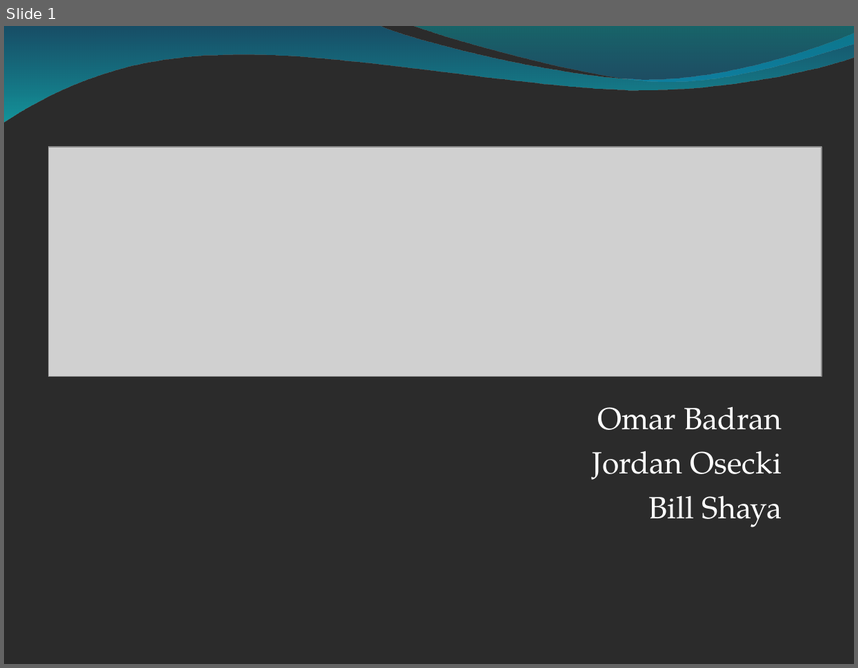
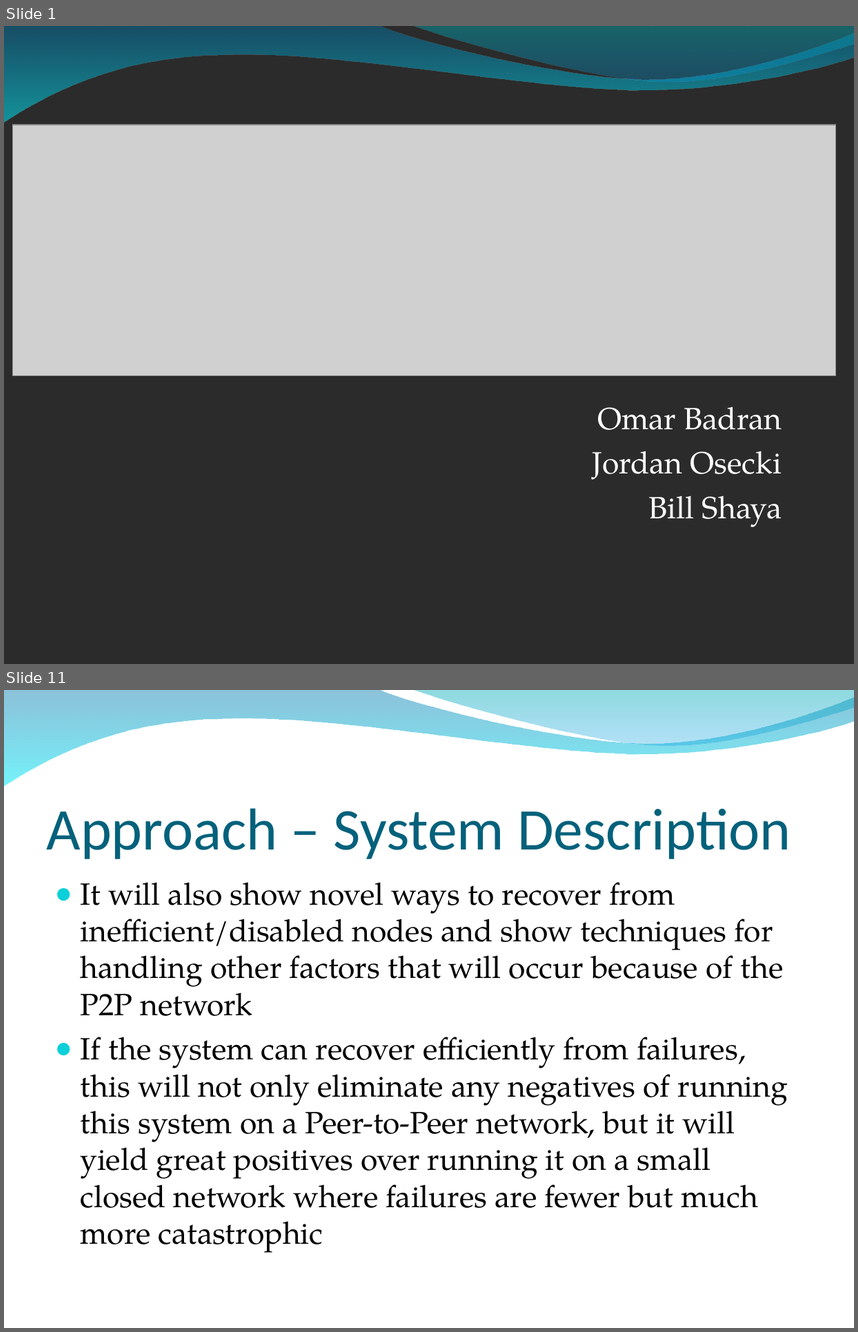
Before and after one commit to osecki/cs647, a slide deck: Documentation/Final Paper and Slides/MapReduce Final Presentation.ppt. Shown one above the other, each under a label of ours: slide 1 before the commit, slides 1 and 11 after it; the slides between them are not shown. The pictures are 858x668 and 858x1332 pixels, drawn with LibreOffice and Linux fonts; fonts in the diff are those of the drawing; grey boxes stand for pictures; background and template pictures are left out; a plain dark background stands for a picture behind light text. Boxes give left, top, right and bottom in pixels: in the first picture for what was removed or moved away, otherwise in the second. Text is boxed around its words. In the diff, an @@ line names an element or a change of style, - is before the commit and + after.

```diff
--- a/Documentation/Final Paper and Slides/MapReduce Final Presentation.ppt
+++ b/Documentation/Final Paper and Slides/MapReduce Final Presentation.ppt
@@ slide 11 added at box(4, 690, 854, 1328), background picture (left out); not listed: 2 template elements that a slide beside it also shows @@
@@ title added at box(47, 808, 791, 859), 50 pt, text #04617B @@
+Approach – System Description
@@ text added at box(80, 882, 788, 1252), 26 pt, text #000000 @@
+● It will also show novel ways to recover from inefficient/disabled nodes and show techniques for handling other factors that will occur because of the P2P network
+● If the system can recover efficiently from failures, this will not only eliminate any negatives of running this system on a Peer-to-Peer network, but it will yield great positives over running it on a small closed network where failures are fewer but much more catastrophic
@@ slide 1 changed as well @@
@@ picture: place and size @@
-picture at box(48, 147, 822, 377)
+picture at box(12, 125, 836, 375)
```
Also in this commit, not shown: 4 other slides changed, 34 other slides added, 4 slides removed, 3 other files.
